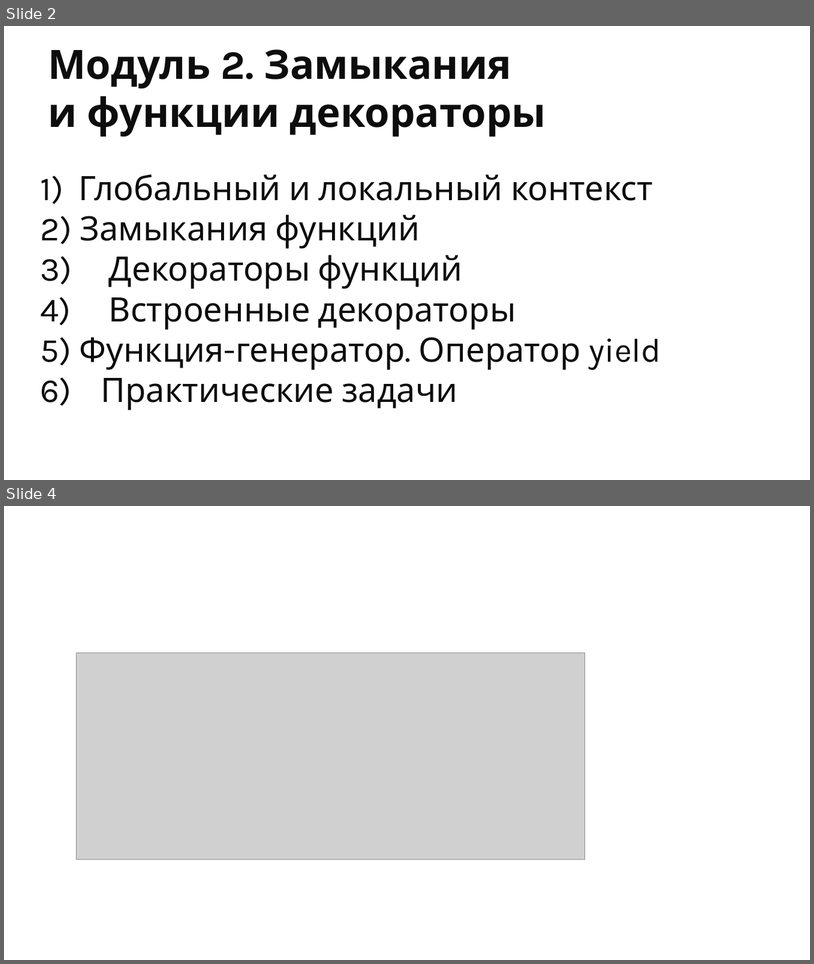
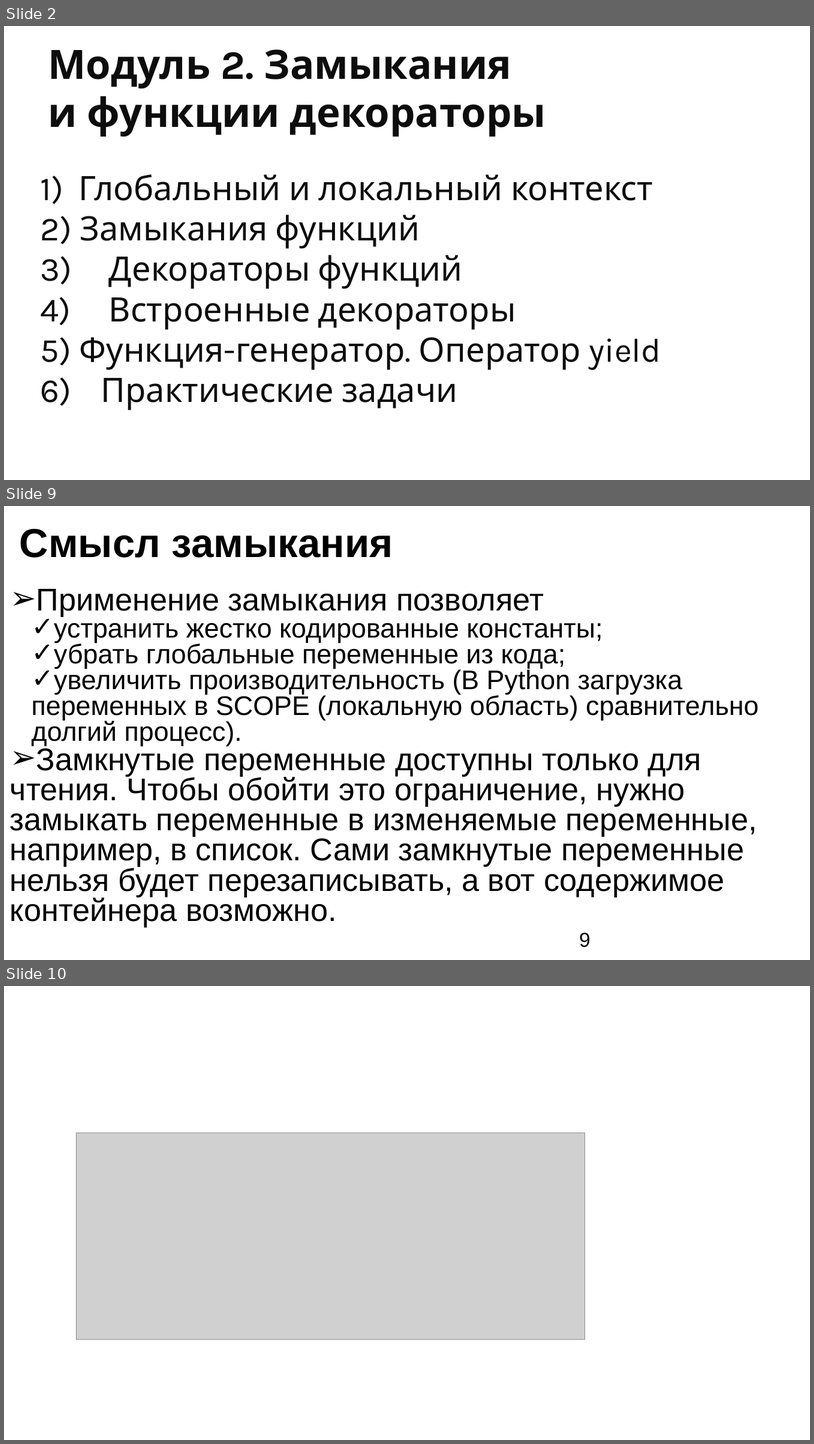
Before and after one commit to ookotukoo/pt-2.1-from-11.11, a slide deck: m2/ppt/2.pptx. Shown one above the other, each under a label of ours: slides 2 and 4 before the commit, slides 2, 9 and 10 after it; the slides between them are not shown. The pictures are 814x964 and 814x1444 pixels, drawn with LibreOffice and Linux fonts; fonts in the diff are those of the drawing; grey boxes stand for pictures; background and template pictures are left out. Boxes give left, top, right and bottom in pixels: in the first picture for what was removed or moved away, otherwise in the second. Text is boxed around its words. In the diff, an @@ line names an element or a change of style, - is before the commit and + after.

```diff
--- a/m2/ppt/2.pptx
+++ b/m2/ppt/2.pptx
@@ slide 9 added at box(4, 506, 810, 960), background #FFFFFF @@
@@ title added at box(20, 529, 393, 558), 48 pt, text #000000, bold @@
+Смысл замыкания
@@ text added at box(10, 589, 759, 927), 37.3 pt, text #000000 @@
+➢ Применение замыкания позволяет
+  ✓ устранить жестко кодированные константы;
+  ✓ убрать глобальные переменные из кода;
+  ✓ увеличить производительность (В Python загрузка переменных в SCOPE (локальную область) сравнительно долгий процесс).
+➢ Замкнутые переменные доступны только для чтения. Чтобы обойти это ограничение, нужно замыкать переменные в изменяемые переменные, например, в список. Сами замкнутые переменные нельзя будет перезаписывать, а вот содержимое контейнера возможно.
@@ page number added at box(579, 932, 591, 947), 24 pt, text #000000 @@
+9
@@ what was slide 4 is now slide 10 @@
```
Also in this commit, not shown: 6 other slides added, 7 other files.
